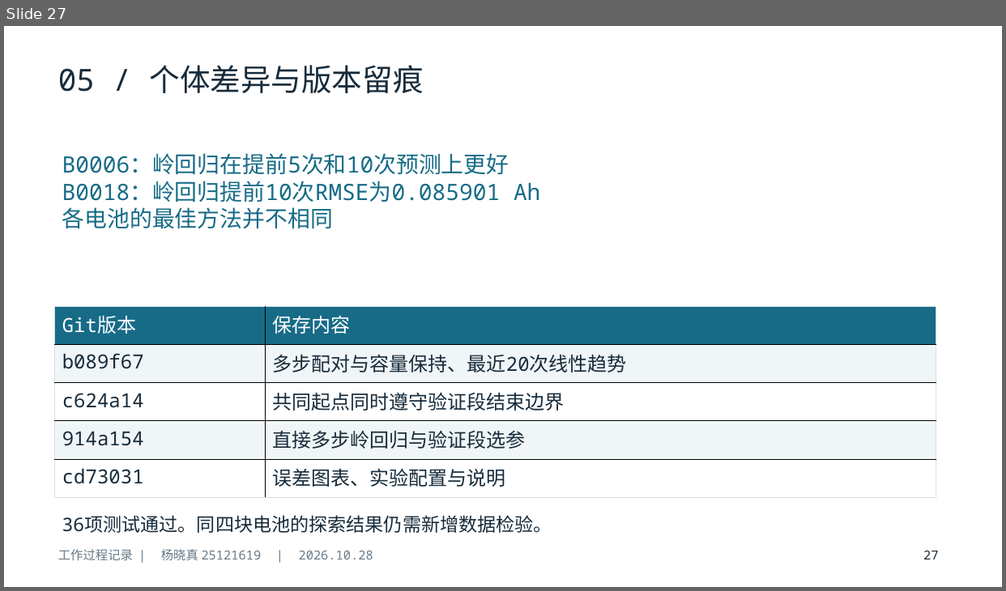
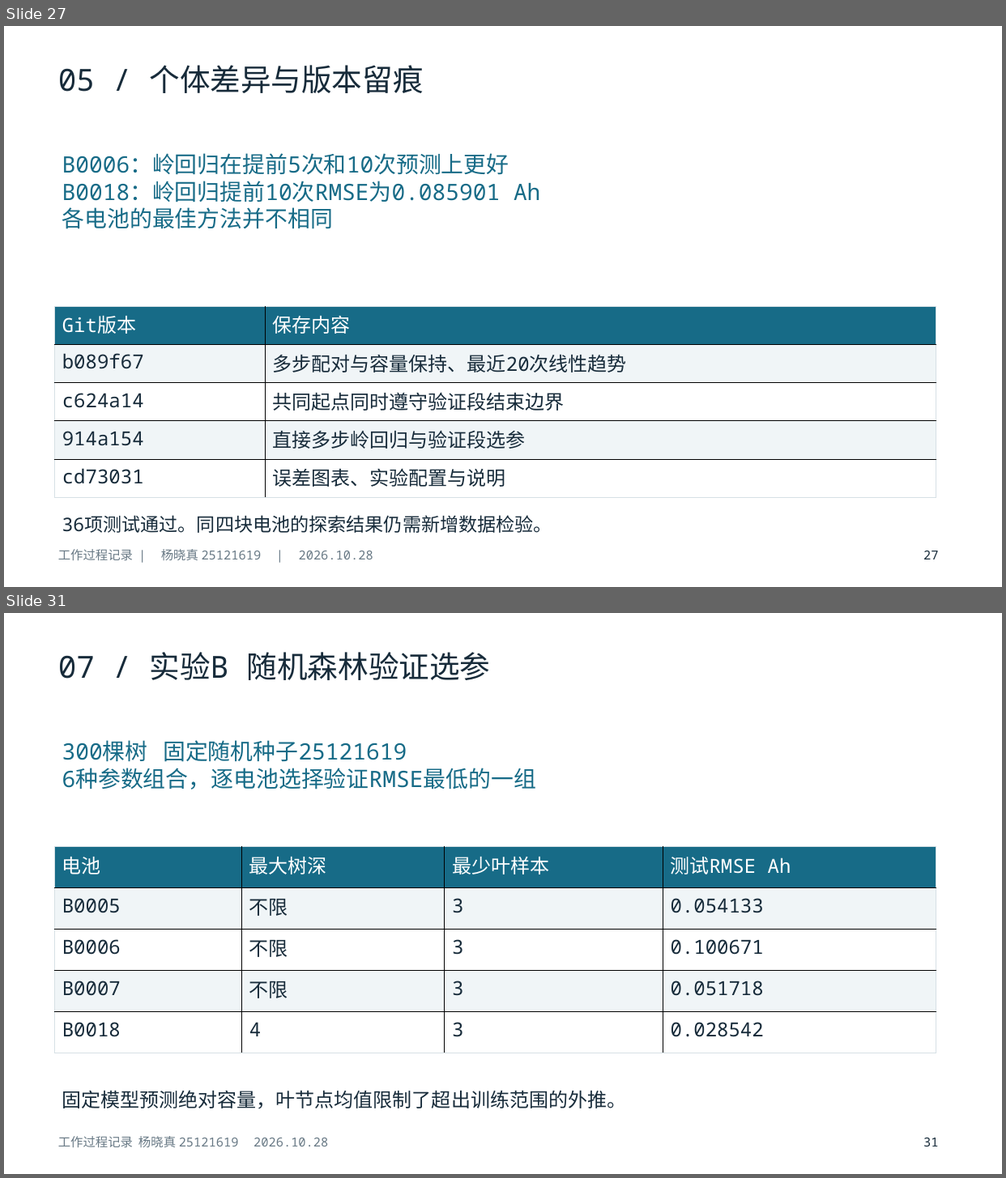
Before and after one commit to yxz666-Y/python-midterm-pre, a slide deck: deliverables/题目三_工作过程.pptx. Shown one above the other, each under a label of ours: slide 27 before the commit, slides 27 and 31 after it; the slides between them are not shown. The pictures are 1006x591 and 1006x1178 pixels, drawn with LibreOffice and Linux fonts; fonts in the diff are those of the drawing. Boxes give left, top, right and bottom in pixels: in the first picture for what was removed or moved away, otherwise in the second. Text is boxed around its words. In the diff, an @@ line names an element or a change of style, - is before the commit and + after.

Commit message:
docs: 对比普通回归与随机森林并保存报告和34页过程PPT

```diff
--- a/deliverables/题目三_工作过程.pptx
+++ b/deliverables/题目三_工作过程.pptx
@@ slide 31 added at (4, 613, 1002, 1174), background #FFFFFF @@
@@ text added at (58, 652, 491, 680), 29.2 pt, text #172B3A @@
+07 / 实验B 随机森林验证选参
@@ text added at (62, 740, 536, 790), 21.8 pt, text #176B87 @@
+300棵树 固定随机种子25121619
+6种参数组合，逐电池选择验证RMSE最低的一组
@@ table added at (55, 846, 937, 1053), 5 rows, 4 columns @@
+电池 | 最大树深 | 最少叶样本 | 测试RMSE Ah
+B0005 | 不限 | 3 | 0.054133
+B0006 | 不限 | 3 | 0.100671
+B0007 | 不限 | 3 | 0.051718
+B0018 | 4 | 3 | 0.028542
@@ text added at (62, 1090, 627, 1110), 18.8 pt, text #172B3A @@
+固定模型预测绝对容量，叶节点均值限制了超出训练范围的外推。
@@ text added at (58, 1136, 328, 1148), 12 pt, text #687985 @@
+工作过程记录 杨晓真 25121619 2026.10.28
@@ text added at (923, 1138, 938, 1147), 12 pt, text #172B3A @@
+31
```
Also in this commit, not shown: 6 other slides added, 19 other files.
